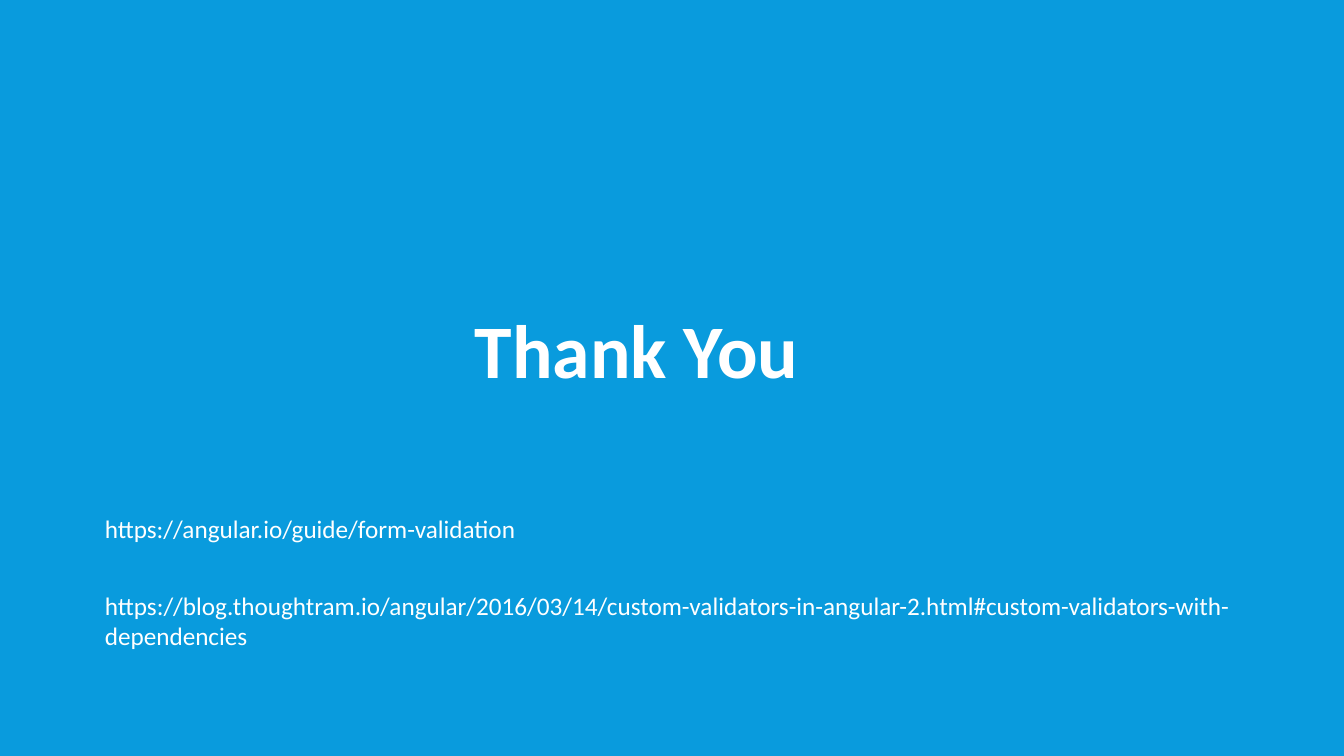
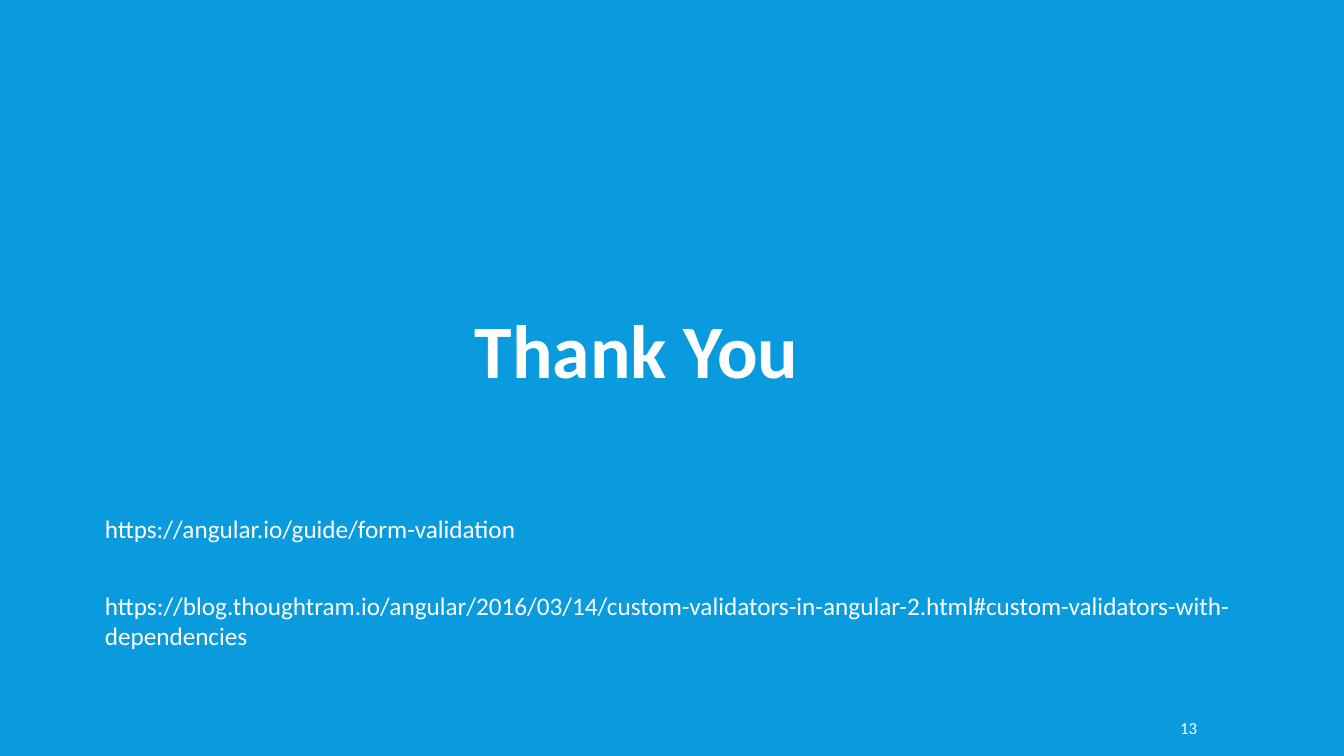
Before and after one commit to timmyktom/angular_validator_directive, a slide deck: slide 13 of Custom Validator & Directive.pptx (slide 15 before the commit). Drawn at 1344x756 pixels with LibreOffice and Linux fonts; fonts in the diff are those of the drawing. Boxes give left, top, right and bottom in pixels: in the first picture for what was removed or moved away, otherwise in the second. Text is boxed around its words. In the diff, an @@ line names an element or a change of style, - is before the commit and + after.

```diff
--- a/Custom Validator & Directive.pptx
+++ b/Custom Validator & Directive.pptx
@@ page number added at bbox=[1180, 723, 1197, 734], 12 pt, text #FFFFFF @@
+13
```
Also in this commit, not shown: 9 other slides changed, 3 slides added, 5 slides removed, 1 other file.
